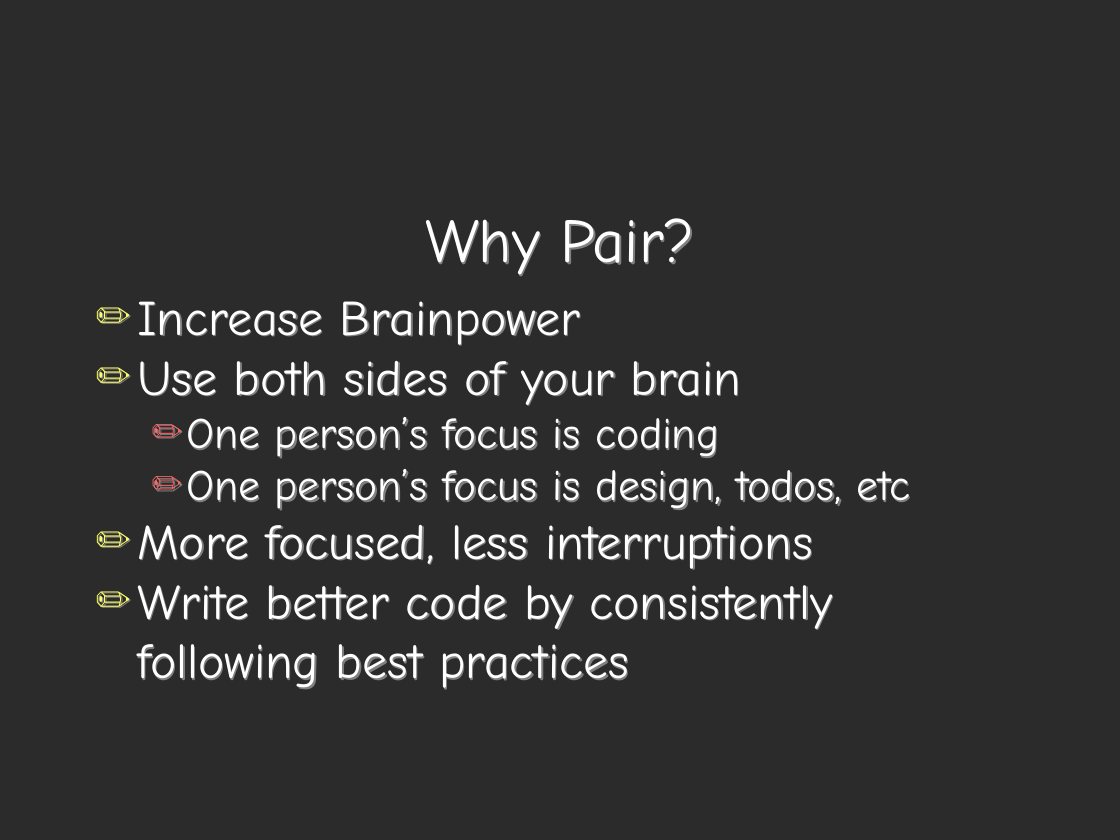
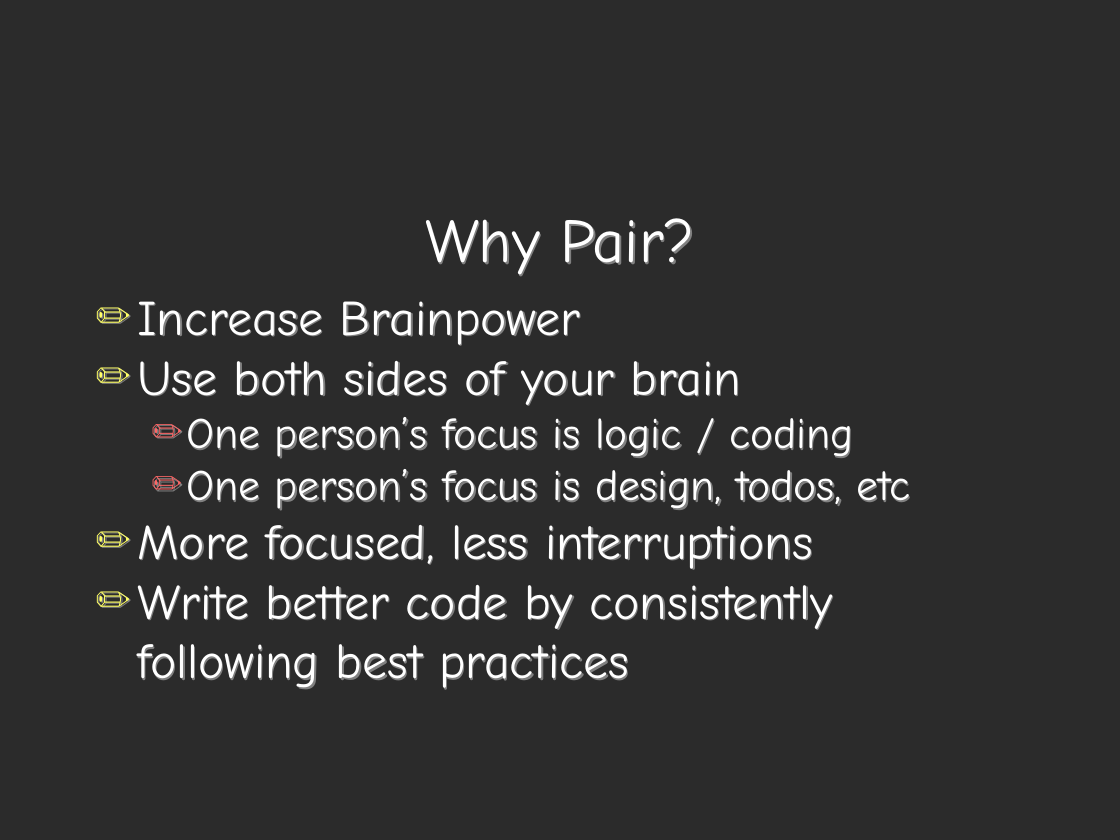
Before and after one commit to areinmeyer/rock_paper_scissors, a slide deck: slide 3 of atlrug_rock_paper_scissors.ppt. Drawn at 1120x840 pixels with LibreOffice and Linux fonts; fonts in the diff are those of the drawing; background and template pictures are left out; a plain dark background stands for a picture behind light text. Boxes give left, top, right and bottom in pixels: in the first picture for what was removed or moved away, otherwise in the second. Text is boxed around its words. In the diff, an @@ line names an element or a change of style, - is before the commit and + after.

```diff
--- a/atlrug_rock_paper_scissors.ppt
+++ b/atlrug_rock_paper_scissors.ppt
@@ text at <box>186,417,853,459</box>: text changed @@
-  ✏ One person’s focus is coding
+  ✏ One person’s focus is logic / coding
```
Also in this commit, not shown: 3 other slides changed.
